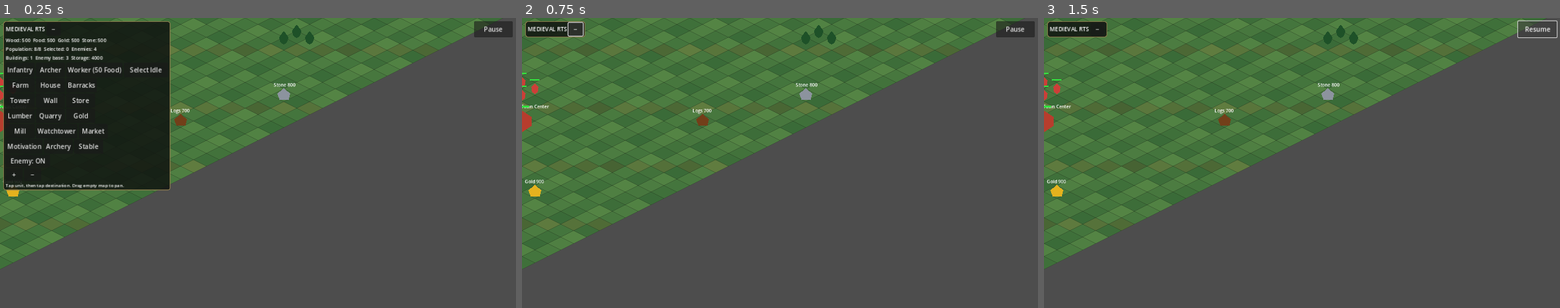
Above: before the commit, frames 1-3 (left to right).
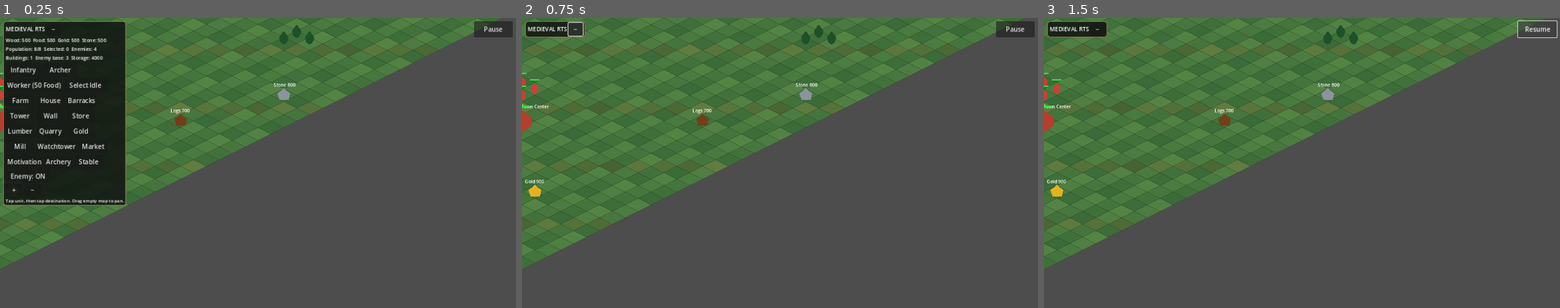
Above: after the commit, the same moments.

Repository: noub1234567-cmd/Medieval-RTS-Test
Game: Godot game, scene res://scenes/main.tscn
Same seed, same stepped clock (60 frames per second), same inputs: the game is played once before the commit and once after it.
Inputs:
- Up to frame 1 (0.25 s): no input
- Up to frame 2 (0.75 s): click "−" at 0.5 s
- Up to frame 3 (1.5 s): click "Pause" at 1.25 s

The runs differ from the first frame. In frame 1, 8.2% of the frame differs, in the area x 0-34%, y 1-65%; in frame 2, nothing differs; in frame 3, nothing differs.

Commit message:
Fix recruitment button visibility by splitting HUD rows

Diff:
--- a/scripts/game.gd
+++ b/scripts/game.gd
@@ -733,29 +733,32 @@
 	status_label=Label.new()
 	status_label.add_theme_font_size_override("font_size",12)
 	v.add_child(status_label)
-	var buttons:=HBoxContainer.new()
-	buttons.add_theme_constant_override("separation",3)
-	v.add_child(buttons)
+	var recruit_row:=HBoxContainer.new()
+	recruit_row.add_theme_constant_override("separation",3)
+	v.add_child(recruit_row)
 	var recruit:=Button.new()
 	recruit.text="Infantry"
-	recruit.custom_minimum_size=Vector2(72,36)
+	recruit.custom_minimum_size=Vector2(88,36)
 	recruit.pressed.connect(recruit_soldier)
-	buttons.add_child(recruit)
+	recruit_row.add_child(recruit)
 	var recruit_archer_button:=Button.new()
 	recruit_archer_button.text="Archer"
-	recruit_archer_button.custom_minimum_size=Vector2(72,36)
+	recruit_archer_button.custom_minimum_size=Vector2(88,36)
 	recruit_archer_button.pressed.connect(recruit_archer)
-	buttons.add_child(recruit_archer_button)
+	recruit_row.add_child(recruit_archer_button)
+	var worker_row:=HBoxContainer.new()
+	worker_row.add_theme_constant_override("separation",3)
+	v.add_child(worker_row)
 	recruit_worker_button=Button.new()
 	recruit_worker_button.text="Worker (50 Food)"
 	recruit_worker_button.custom_minimum_size=Vector2(120,36)
 	recruit_worker_button.pressed.connect(start_worker_training)
-	buttons.add_child(recruit_worker_button)
+	worker_row.add_child(recruit_worker_button)
 	var select_idle_button:=Button.new()
 	select_idle_button.text="Select Idle"
 	select_idle_button.custom_minimum_size=Vector2(110,36)
 	select_idle_button.pressed.connect(select_idle_workers)
-	buttons.add_child(select_idle_button)
+	worker_row.add_child(select_idle_button)
 	var building_rows:Array[HBoxContainer]=[]
 	for row_index in range(5):
 		var building_row:=HBoxContainer.new()
